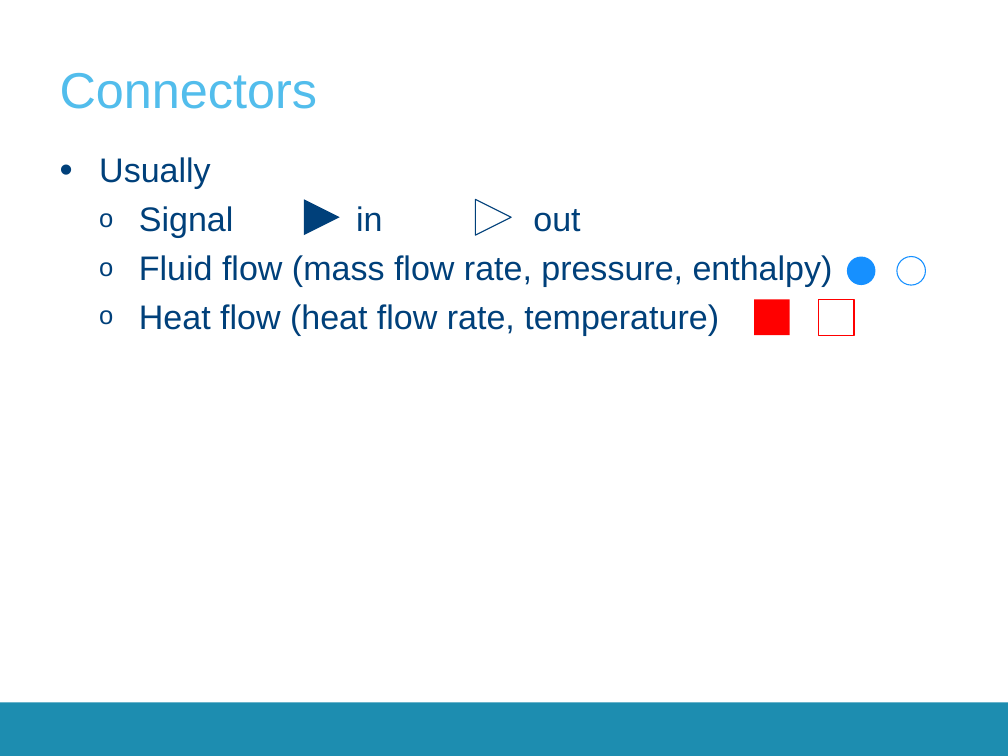
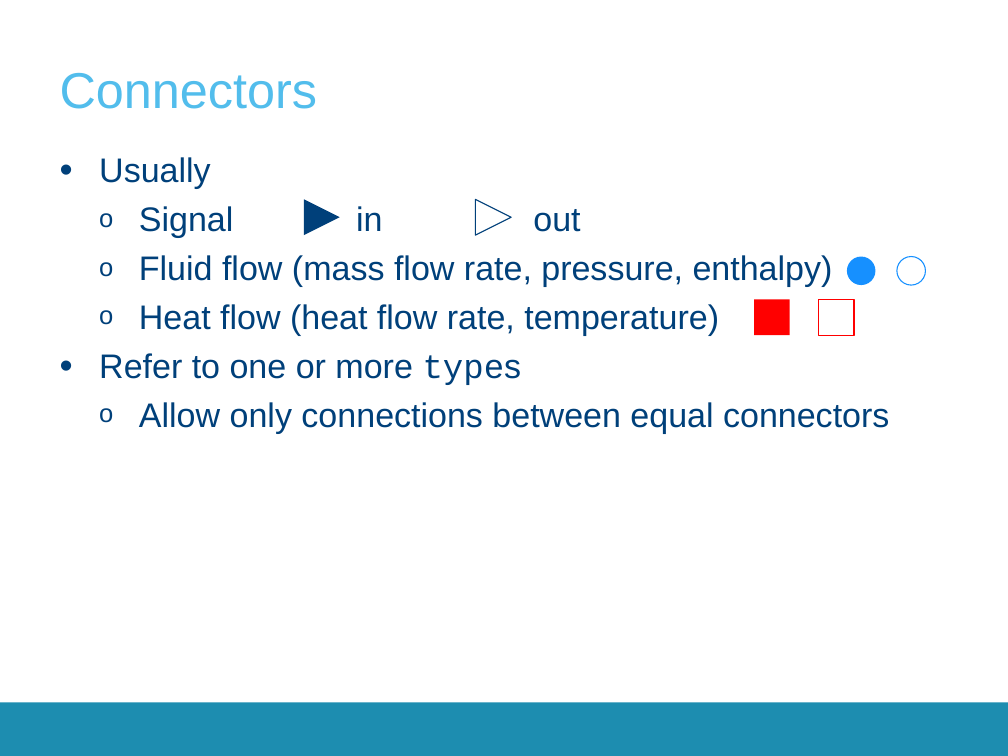
Before and after one commit to open-ideas/__CrashCourse__, a slide deck: slide 30 of 2017-2018/Presentations/CrashCourse_2016.pptx (slide 26 before the commit). Drawn at 1008x756 pixels with LibreOffice and Linux fonts; fonts in the diff are those of the drawing; background and template pictures are left out. Boxes give left, top, right and bottom in pixels: in the first picture for what was removed or moved away, otherwise in the second. Text is boxed around its words. In the diff, an @@ line names an element or a change of style, - is before the commit and + after.

```diff
--- a/2017-2018/Presentations/CrashCourse_2016.pptx
+++ b/2017-2018/Presentations/CrashCourse_2016.pptx
@@ text at [99,353,889,434]: paragraphs added @@
+• Refer to one or more types
+  o Allow only connections between equal connectors
```
Also in this commit, not shown: 14 other slides changed, 14 slides added, 10 slides removed.
